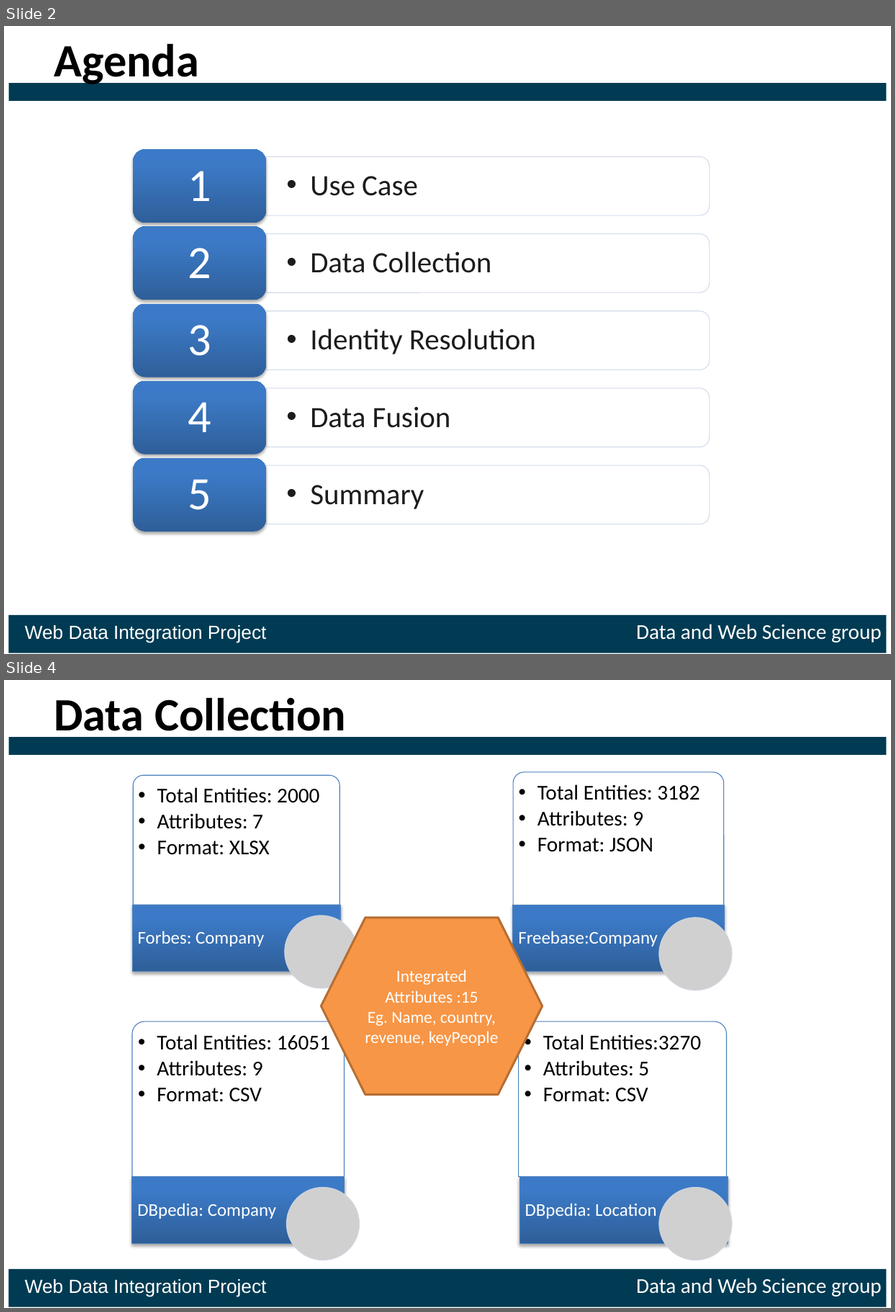
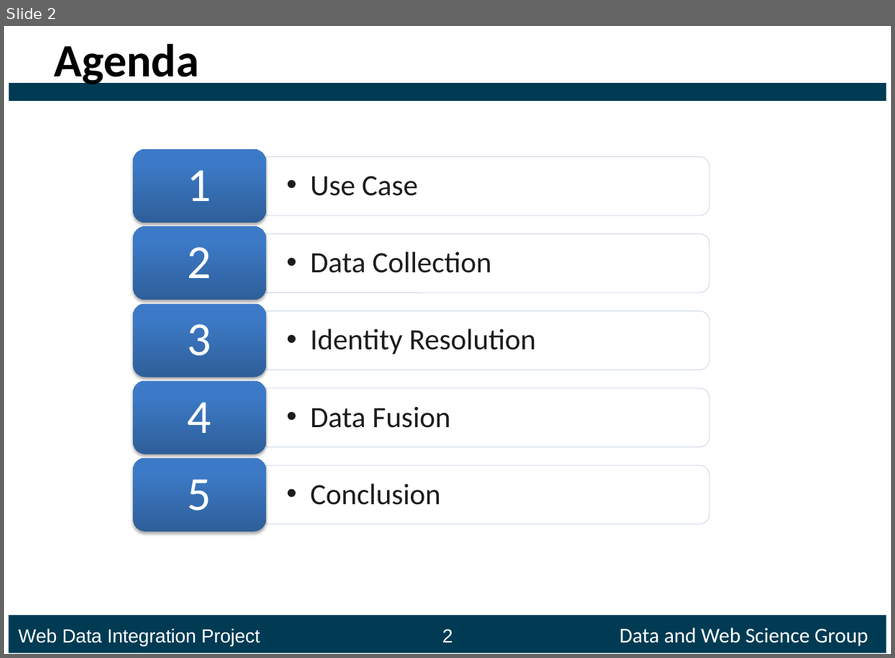
Before and after one commit to ofrendo/WebDataIntegration, a slide deck: presentation/Presentation_template.pptx. Shown one above the other, each under a label of ours: slides 2 and 4 before the commit, slide 2 after it; the slides between them are not shown. The pictures are 895x1312 and 895x658 pixels, drawn with LibreOffice and Linux fonts; fonts in the diff are those of the drawing; grey boxes stand for pictures. Boxes give left, top, right and bottom in pixels: in the first picture for what was removed or moved away, otherwise in the second. Text is boxed around its words. In the diff, an @@ line names an element or a change of style, - is before the commit and + after.

```diff
--- a/presentation/Presentation_template.pptx
+++ b/presentation/Presentation_template.pptx
@@ slide 4 removed at [4,680,891,1308], background #FFFFFF; not listed: 2 template elements that a slide beside it also shows @@
@@ title removed at [54,697,346,742] @@
-Data Collection
@@ hexagon removed at [322,918,543,1094] @@
-Integrated Attributes :15
-Eg. Name, country, revenue, keyPeople
@@ group removed at [132,772,733,1260]: 8 texts, 4 round same rects, 4 rectangles, 4 pictures @@
-  •• Total Entities: 2000
-  •• Attributes: 7
-  •• Format: XLSX
-Forbes: Company
-  •• Total Entities: 3182
-  •• Attributes: 9
-  •• Format: JSON
-Freebase:Company
-  •• Total Entities: 16051
-  •• Attributes: 9
-  •• Format: CSV
-DBpedia: Company
-  •• Total Entities:3270
-  •• Attributes: 5
-  •• Format: CSV
-DBpedia: Location
@@ text removed at [25,1278,882,1297] @@
-Web Data Integration Project Data and Web Science group
@@ slide 2 changed as well @@
@@ text at [310,483,440,505]: text changed @@
-  •• Summary
+  •• Conclusion
@@ text added at [18,627,868,646], 18 pt, text #FFFFFF @@
+Web Data Integration Project 2 Data and Web Science Group
@@ text removed at [25,624,882,643] @@
-Web Data Integration Project Data and Web Science group
```
Also in this commit, not shown: 5 other slides changed, 13 slides added, 6 other slides removed.
